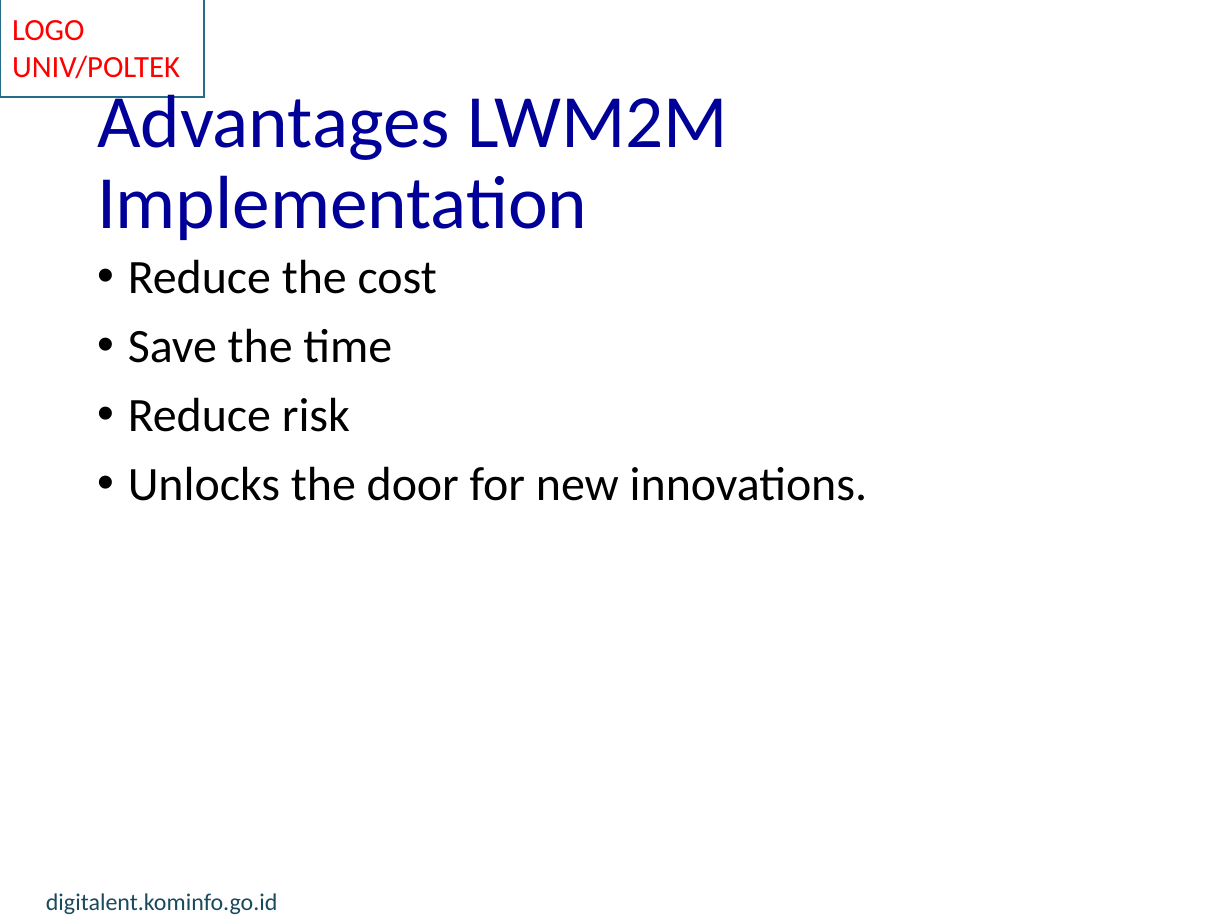
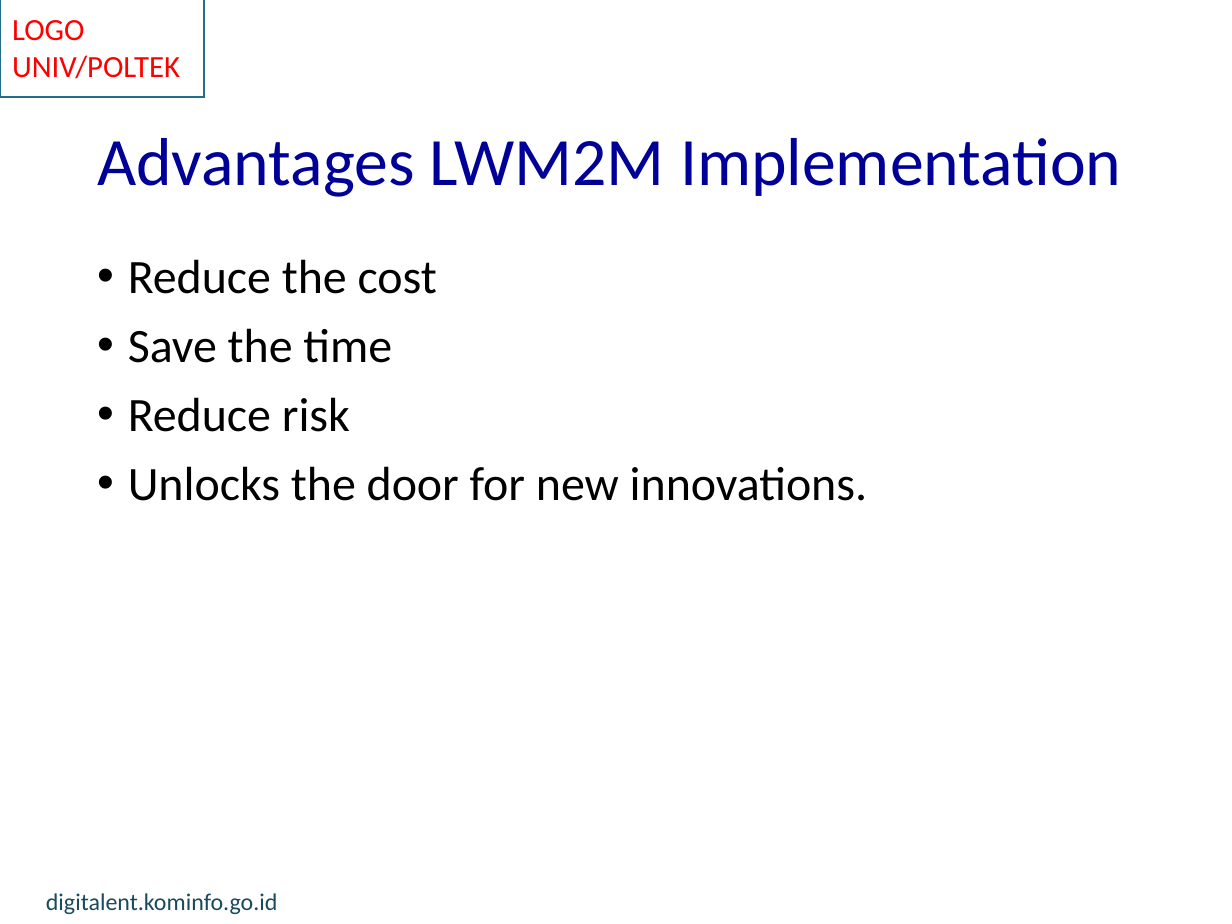
Before and after one commit to munif/materi-iot, a slide deck: slide 20 of IoT - 28 - Assets & Devices Management/IoT - 28 - IoT Asset and Device Management.pptx. Drawn at 1232x924 pixels with LibreOffice and Linux fonts; fonts in the diff are those of the drawing; background and template pictures are left out. Boxes give left, top, right and bottom in pixels: in the first picture for what was removed or moved away, otherwise in the second. Text is boxed around its words. In the diff, an @@ line names an element or a change of style, - is before the commit and + after.

```diff
--- a/IoT - 28 - Assets & Devices Management/IoT - 28 - IoT Asset and Device Management.pptx
+++ b/IoT - 28 - Assets & Devices Management/IoT - 28 - IoT Asset and Device Management.pptx
@@ title "Advantages LWM2M Implementation" at [97, 138, 1121, 197]: size 44 to 39.6 pt @@
```
Also in this commit, not shown: 3 other slides changed, 2 slides added, 4 other files.
